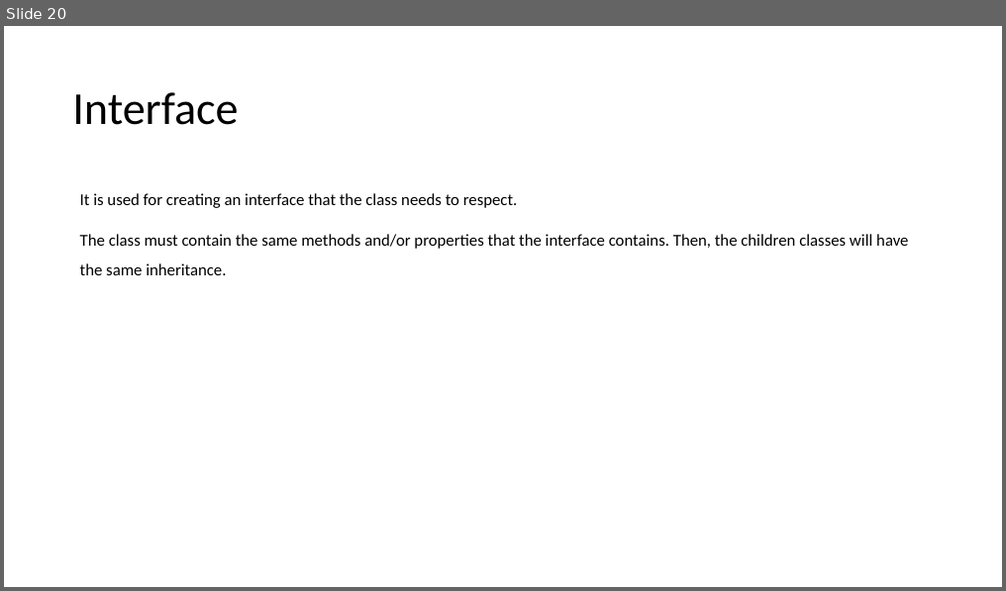
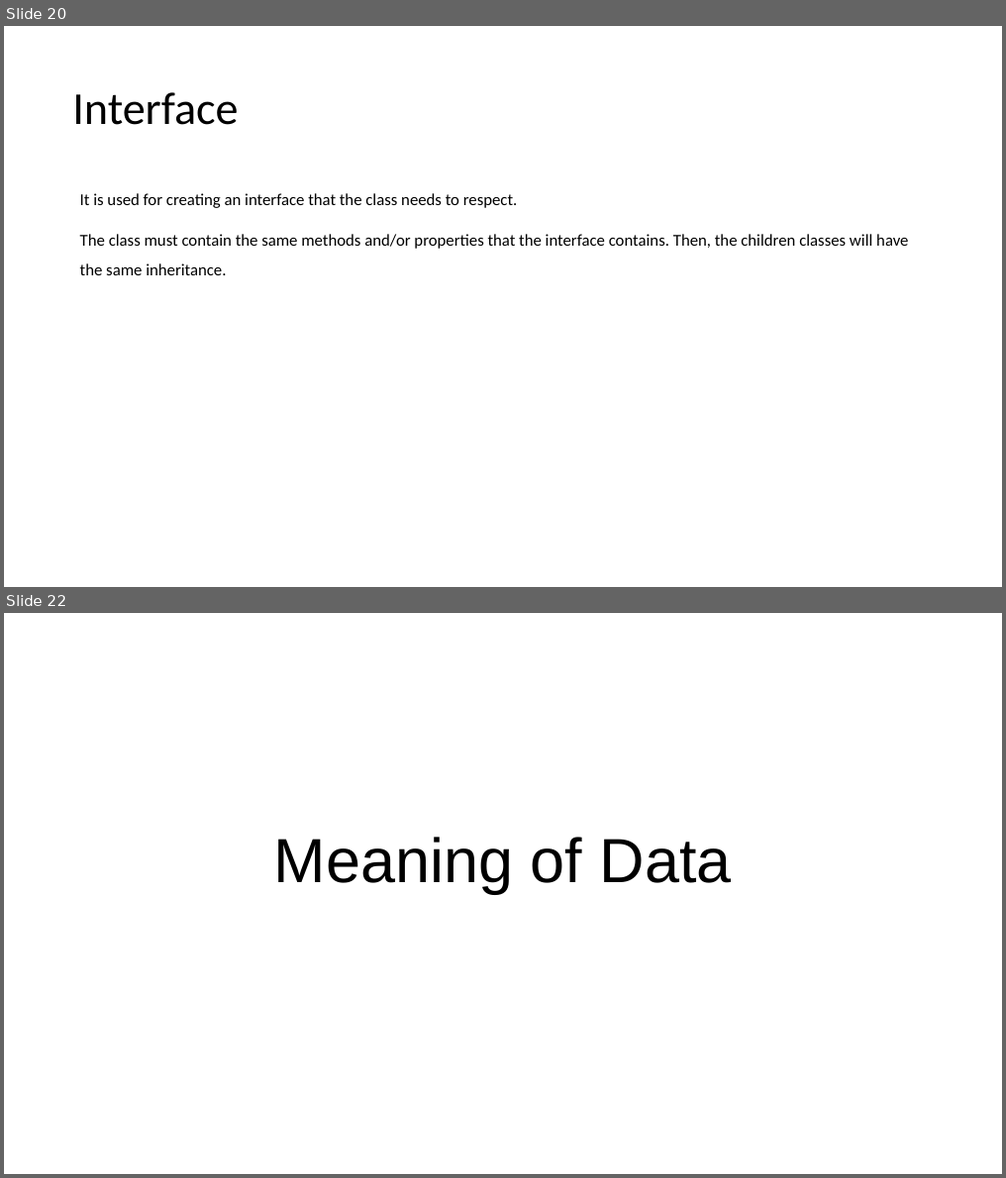
Before and after one commit to abelcondear/course, a slide deck: english/software-engineer.pptx. Shown one above the other, each under a label of ours: slide 20 before the commit, slides 20 and 22 after it; the slides between them are not shown. The pictures are 1006x591 and 1006x1178 pixels, drawn with LibreOffice and Linux fonts; fonts in the diff are those of the drawing. Boxes give left, top, right and bottom in pixels: in the first picture for what was removed or moved away, otherwise in the second. Text is boxed around its words. In the diff, an @@ line names an element or a change of style, - is before the commit and + after.

```diff
--- a/english/software-engineer.pptx
+++ b/english/software-engineer.pptx
@@ slide 22 added at bbox=[4, 613, 1002, 1174], background #FFFFFF @@
@@ title added at bbox=[274, 837, 732, 893], 60 pt, text #000000 @@
+Meaning of Data
```
Also in this commit, not shown: 22 other slides added, 1 other file.
